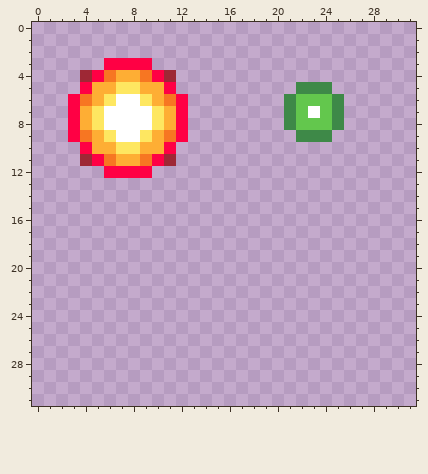
Two states of a pixel-art sprite, assets/img/ball.png. Above: the version before the commit.
The file is 32x32 pixels.
Now the later version:
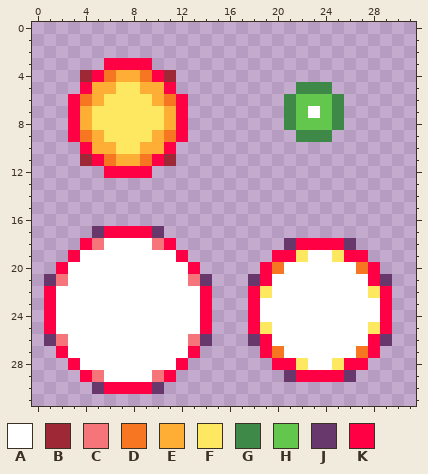
Palette (. is transparent): A #ffffff  B #9e2835  C #f6757a  D #f77622  E #feae34  F #fee761  G #3e8948  H #63c74d  J #68386c  K #ff0044
The exact change:
Colour A is added in row 18 at x 6 to 9; in row 19 at x 4 to 11 and 23 to 24; in row 20 at x 3 to 12 and 21 to 26; in row 21 at x 3 to 12 and 20 to 27; in row 22 at x 2 to 13 and 20 to 27; in rows 23 to 24 at x 2 to 13 and 19 to 28.
Colour A is added in row 25 at x 2 to 13 and 20 to 27; in row 26 at x 3 to 12 and 20 to 27; in row 27 at x 3 to 12 and 21 to 26; in row 28 at x 4 to 11 and 23 to 24; in row 29 at x 6 to 9.
Colour C is added in row 18 at x 5 and 10; in row 21 at x 2 and 13; in row 26 at x 2 and 13; in row 29 at x 5 and 10.
Colour D is added in row 20 at x 20 and 27; in row 27 at x 20 and 27.
Colour F is added in row 19 at x 22 and 25; in row 22 at x 19 and 28; in row 25 at x 19 and 28; in row 28 at x 22 and 25.
Colour F replaces colour A in row 6 at x 7 to 8; in rows 7 to 8 at x 6 to 9; in row 9 at x 7 to 8.
Colour J is added in row 17 at x 5 and 10; in row 18 at x 21 and 26; in row 21 at x 1, 14, 18 and 29; in row 26 at x 1, 14, 18 and 29; in row 29 at x 21 and 26; in row 30 at x 5 and 10.
Colour K is added in row 17 at x 6 to 9; in row 18 at x 4, 11 and 22 to 25; in row 19 at x 3, 12, 20 to 21 and 26 to 27; in row 20 at x 2, 13, 19 and 28; in row 21 at x 19 and 28; in rows 22 to 25 at x 1, 14, 18 and 29.
Colour K is added in row 26 at x 19 and 28; in row 27 at x 2, 13, 19 and 28; in row 28 at x 3, 12, 20 to 21 and 26 to 27; in row 29 at x 4, 11 and 22 to 25; in row 30 at x 6 to 9.
Changed places in both pictures, as pixel boxes (x1, y1, x2, y2):
changed: (104, 94, 152, 142)
added: (44, 226, 212, 394)
added: (248, 238, 392, 382)
